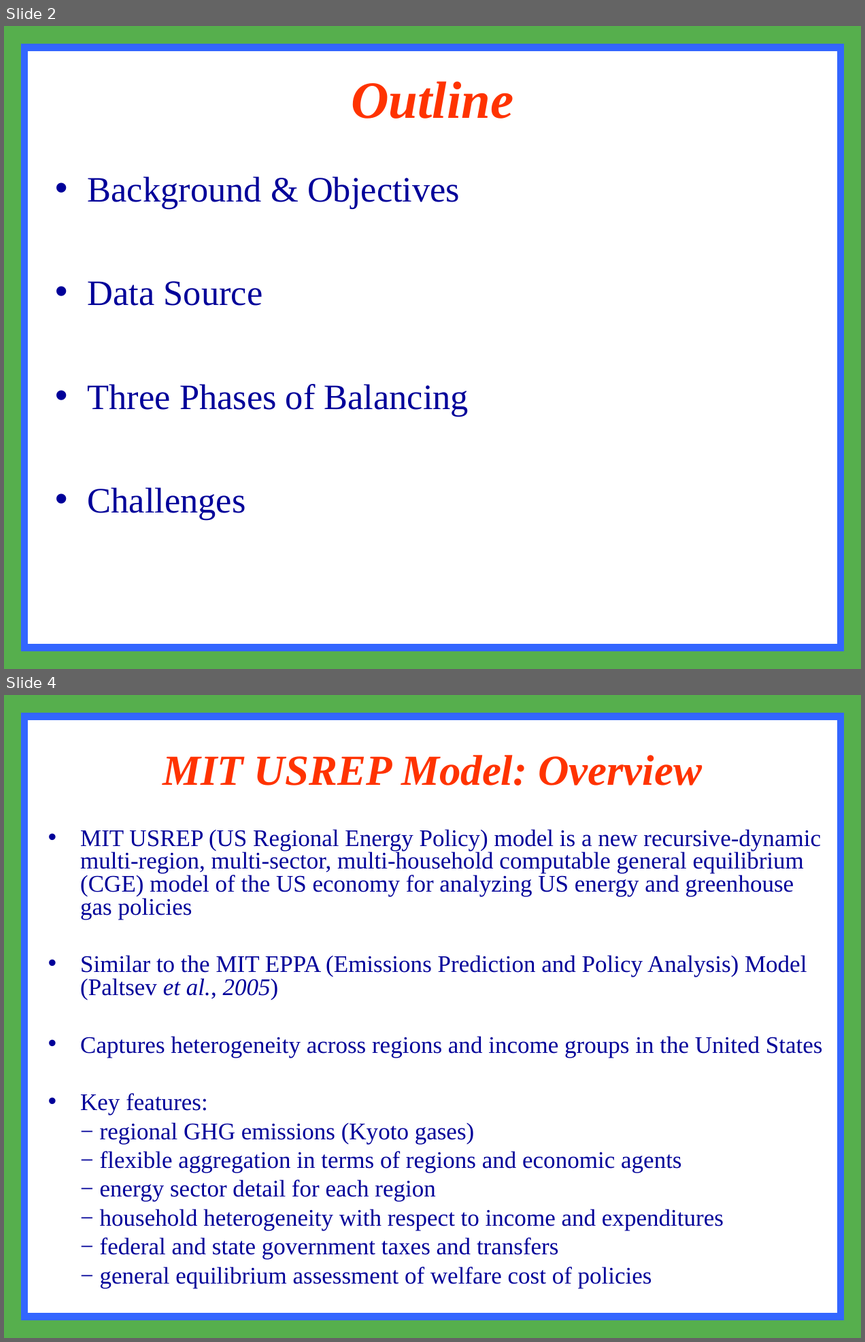
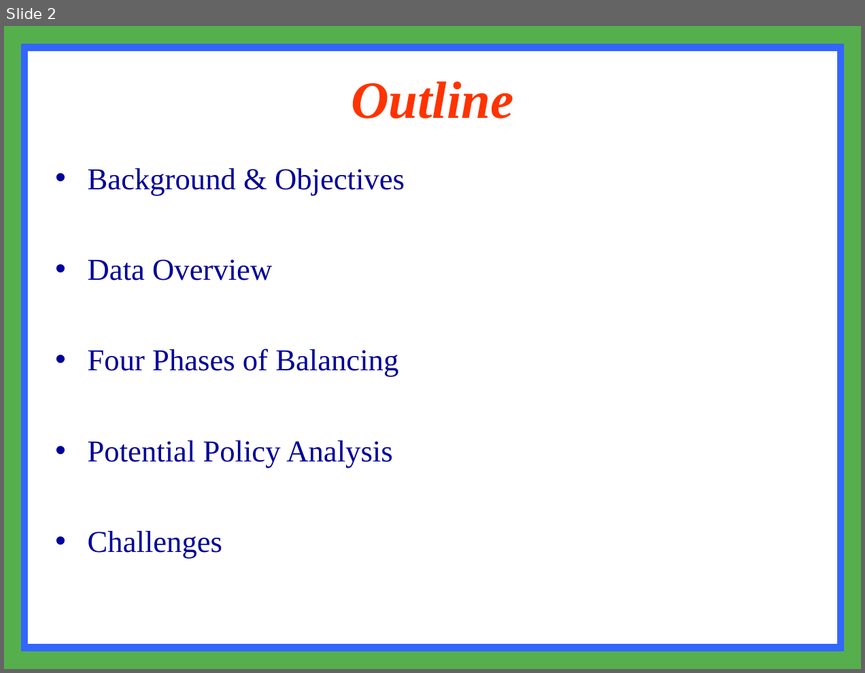
Before and after one commit to zhangda1021/data, a slide deck: data preparation.ppt. Shown one above the other, each under a label of ours: slides 2 and 4 before the commit, slide 2 after it; the slides between them are not shown. The pictures are 865x1342 and 865x673 pixels, drawn with LibreOffice and Linux fonts; fonts in the diff are those of the drawing. Boxes give left, top, right and bottom in pixels: in the first picture for what was removed or moved away, otherwise in the second. Text is boxed around its words. In the diff, an @@ line names an element or a change of style, - is before the commit and + after.

```diff
--- a/data preparation.ppt
+++ b/data preparation.ppt
@@ slide 4 removed at bbox=[4, 695, 861, 1338], background #FFFFFF; not listed: 2 template elements that a slide beside it also shows @@
@@ title removed at bbox=[162, 755, 702, 785] @@
-MIT USREP Model: Overview
@@ text removed at bbox=[80, 829, 823, 1288] @@
-• MIT USREP (US Regional Energy Policy) model is a new recursive-dynamic multi-region, multi-sector, multi-household computable general equilibrium (CGE) model of the US economy for analyzing US energy and greenhouse gas policies
-• Similar to the MIT EPPA (Emissions Prediction and Policy Analysis) Model (Paltsev et al., 2005)
-• Captures heterogeneity across regions and income groups in the United States
-• Key features:
-− regional GHG emissions (Kyoto gases)
-− flexible aggregation in terms of regions and economic agents
-− energy sector detail for each region
-− household heterogeneity with respect to income and expenditures
-− federal and state government taxes and transfers
-− general equilibrium assessment of welfare cost of policies
@@ slide 2 changed as well @@
@@ text "Background & Objectives": place and size @@
-text "Background & Objectives" at bbox=[88, 176, 469, 520]
+text "Background & Objectives" at bbox=[88, 168, 405, 558]
@@ text at bbox=[88, 168, 405, 558]: size 30 to 25.5 pt in "Background & Objectives", "Challenges" @@
@@ text at bbox=[88, 259, 398, 467]: text changed; size 30 to 25.5 pt @@
-• Data Source
-• Three Phases of Balancing
+• Data Overview
+• Four Phases of Balancing
+• Potential Policy Analysis
```
Also in this commit, not shown: 2 other slides changed, 9 slides added, 19 other slides removed, 4 other files.
